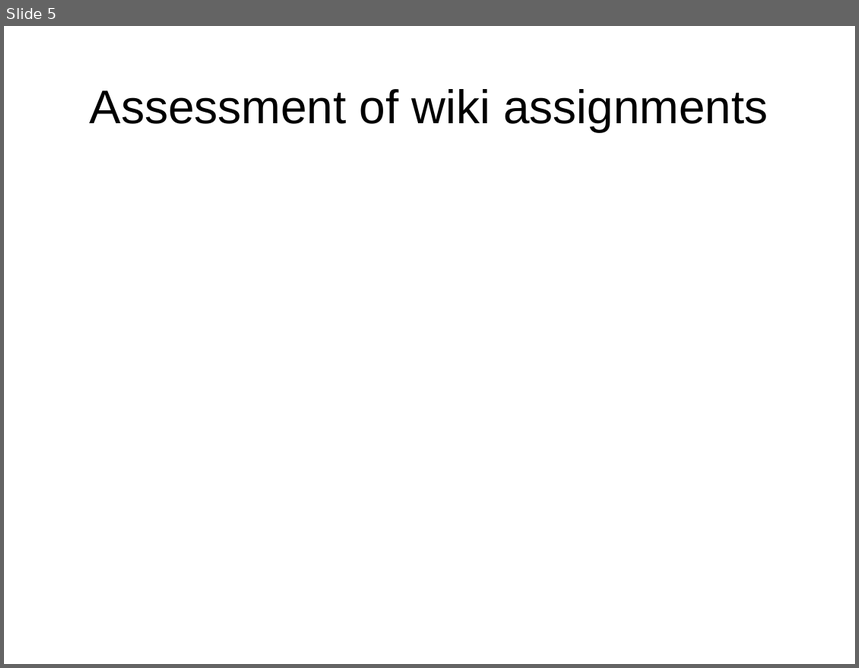
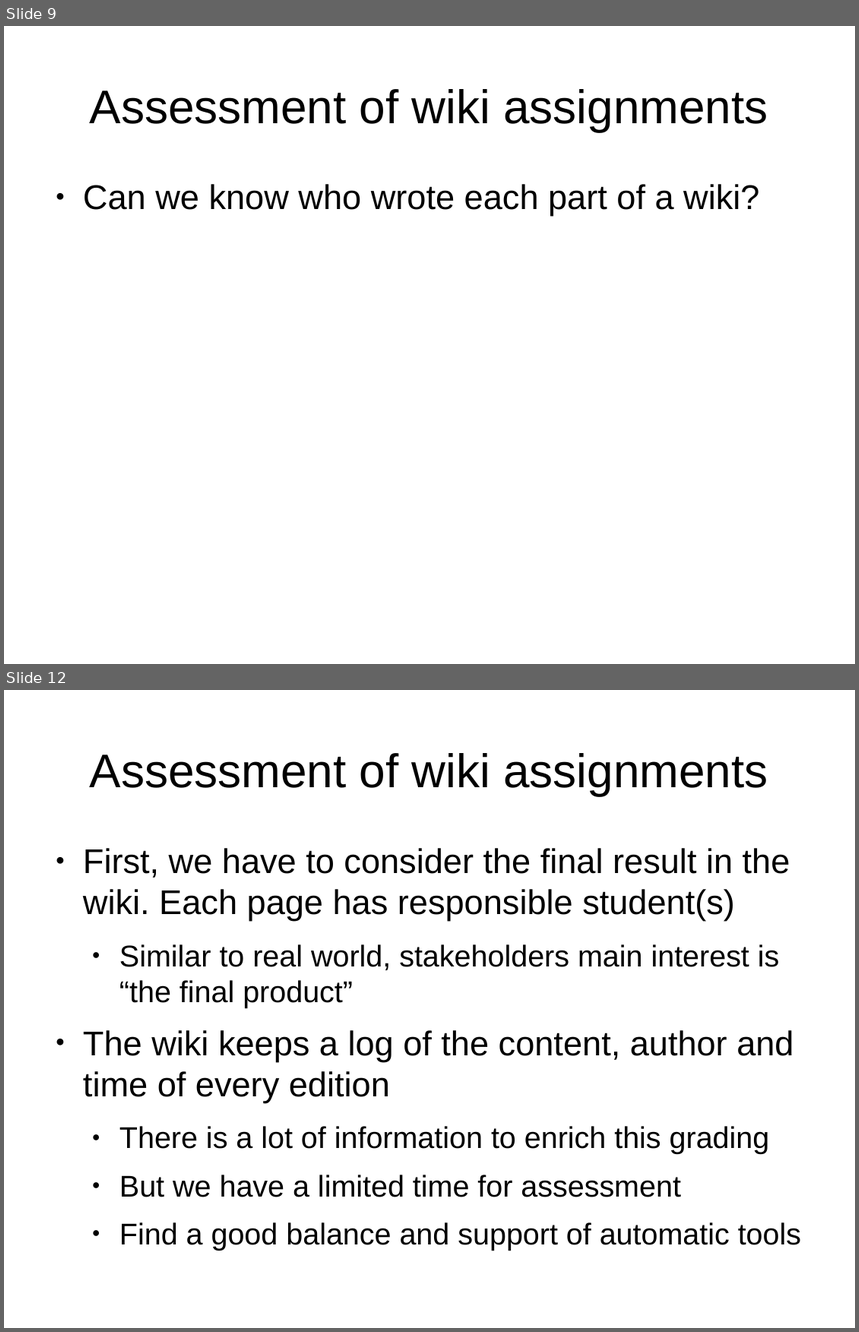
Before and after one commit to DrPantera/wikis4education, a slide deck: brunel-2014/wiki-assessment.odp. Shown one above the other, each under a label of ours: slide 5 before the commit, slides 9 and 12 after it; the slides between them are not shown. The pictures are 859x668 and 859x1332 pixels, drawn with LibreOffice and Linux fonts; fonts in the diff are those of the drawing. Boxes give left, top, right and bottom in pixels: in the first picture for what was removed or moved away, otherwise in the second. Text is boxed around its words. In the diff, an @@ line names an element or a change of style, - is before the commit and + after.

```diff
--- a/brunel-2014/wiki-assessment.odp
+++ b/brunel-2014/wiki-assessment.odp
@@ slide 12 added at bbox=[4, 690, 855, 1328], background #FFFFFF @@
@@ title added at bbox=[90, 753, 768, 796], 44 pt, text #000000 @@
+Assessment of wiki assignments
@@ text added at bbox=[83, 848, 801, 1251], 28 pt, text #000000 @@
+● First, we have to consider the final result in the wiki. Each page has responsible student(s)
+  ● Similar to real world, stakeholders main interest is “the final product”
+● The wiki keeps a log of the content, author and time of every edition
+  ● There is a lot of information to enrich this grading
+  ● But we have a limited time for assessment
+  ● Find a good balance and support of automatic tools
@@ what was slide 5 is now slide 9 @@
@@ slide 9 changed as well @@
@@ text added at bbox=[83, 184, 759, 216], 32 pt, text #000000 @@
+● Can we know who wrote each part of a wiki?
```
Also in this commit, not shown: 2 other slides changed, 30 other slides added, 5 slides removed.
